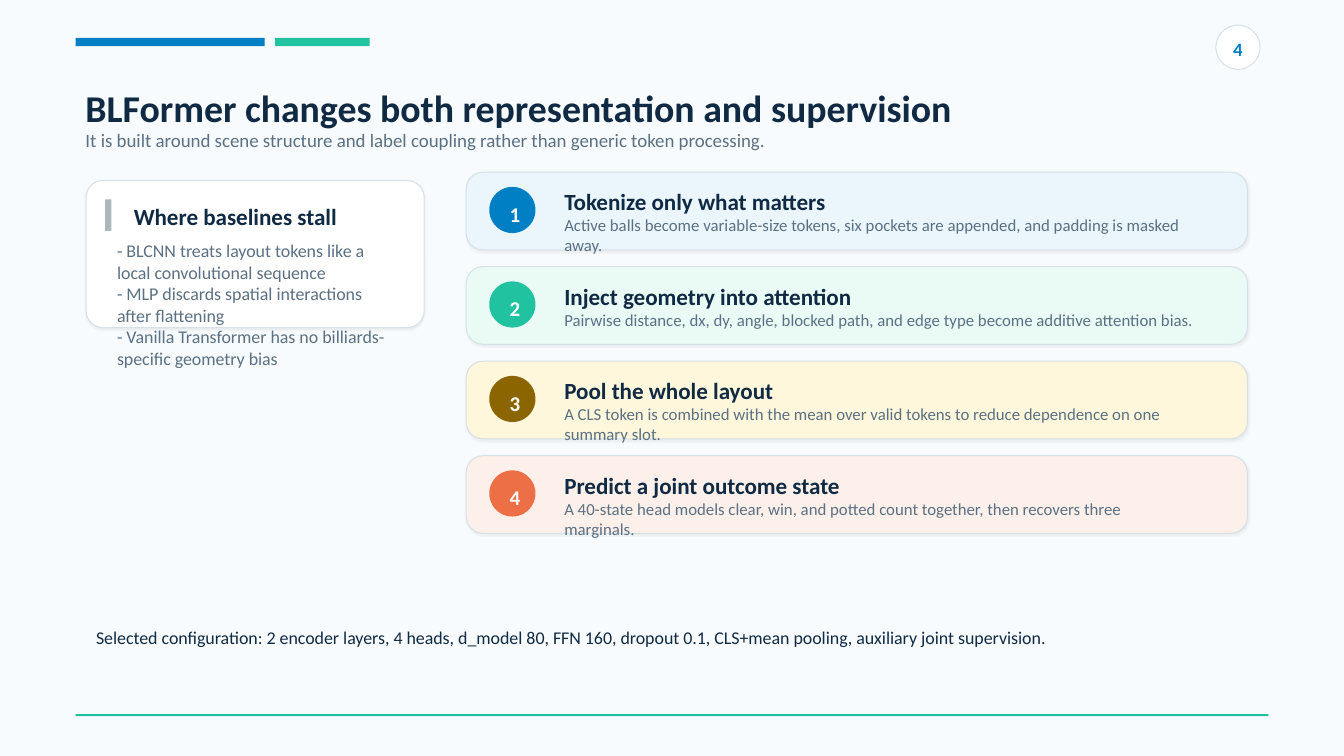
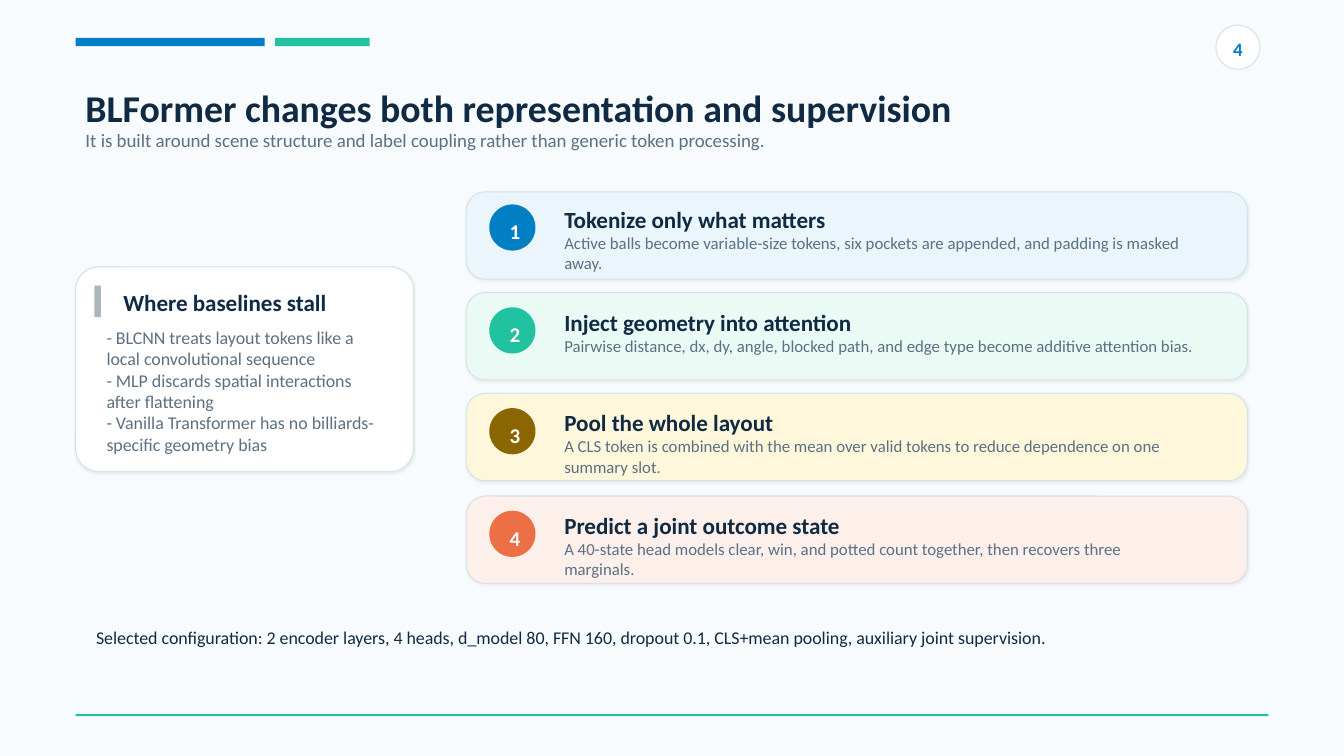
Before and after one commit to AWANGMY/Billiards_Prediction, a slide deck: slide 4 of Doc/Billiards_BLFormer_5min_Presentation.pptx. Drawn at 1344x756 pixels with LibreOffice and Linux fonts; fonts in the diff are those of the drawing. Boxes give left, top, right and bottom in pixels: in the first picture for what was removed or moved away, otherwise in the second. Text is boxed around its words. In the diff, an @@ line names an element or a change of style, - is before the commit and + after.

```diff
--- a/Doc/Billiards_BLFormer_5min_Presentation.pptx
+++ b/Doc/Billiards_BLFormer_5min_Presentation.pptx
@@ rounded rectangle resized from (x1=466, y1=172, x2=1247, y2=250) to (x1=466, y1=192, x2=1247, y2=279) @@
@@ 2 texts, 1 ellipse moved together from (x1=489, y1=187, x2=1179, y2=234) to (x1=489, y1=205, x2=1179, y2=252) @@
@@ text "1" moved from (x1=510, y1=208, x2=521, y2=222) to (x1=510, y1=225, x2=521, y2=239) @@
@@ rounded rectangle resized from (x1=86, y1=180, x2=423, y2=328) to (x1=76, y1=267, x2=413, y2=472) @@
@@ 2 texts, 1 rectangle moved together from (x1=105, y1=200, x2=384, y2=368) to (x1=95, y1=285, x2=374, y2=454) @@
@@ rounded rectangle resized from (x1=466, y1=267, x2=1247, y2=345) to (x1=466, y1=292, x2=1247, y2=380) @@
@@ 3 texts, 1 ellipse moved together from (x1=489, y1=281, x2=1192, y2=329) to (x1=489, y1=308, x2=1192, y2=355) @@
@@ rounded rectangle resized from (x1=466, y1=361, x2=1247, y2=439) to (x1=466, y1=393, x2=1247, y2=481) @@
@@ 2 texts, 1 ellipse moved together from (x1=489, y1=376, x2=773, y2=422) to (x1=489, y1=408, x2=773, y2=455) @@
@@ text "A CLS token is combined ..." moved from (x1=564, y1=408, x2=1160, y2=443) to (x1=564, y1=440, x2=1160, y2=476) @@
@@ rounded rectangle resized from (x1=466, y1=456, x2=1247, y2=533) to (x1=466, y1=496, x2=1247, y2=584) @@
@@ 3 texts, 1 ellipse moved together from (x1=489, y1=471, x2=1121, y2=518) to (x1=489, y1=511, x2=1121, y2=558) @@
```
Also in this commit, not shown: 6 other slides changed.
